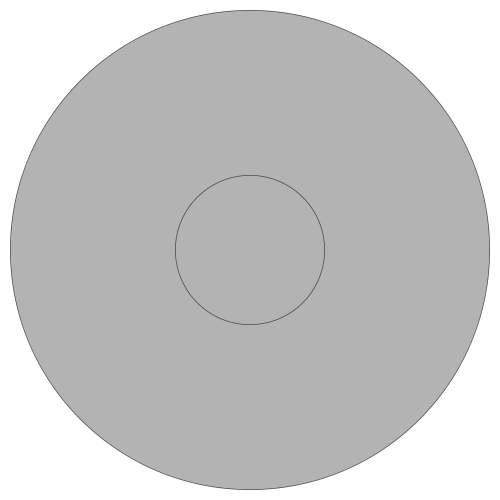
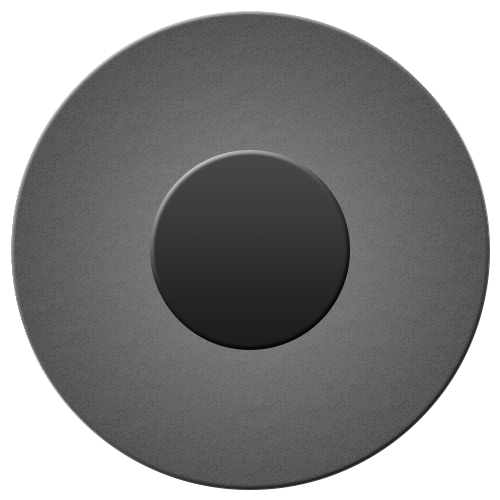
Two versions of the same layered image (500 × 500). Layer-by-layer changes:
added layer "椭圆 3" above "椭圆 2" over [150, 150, 350, 350]
painted on "椭圆 2" over [10, 10, 490, 490]
